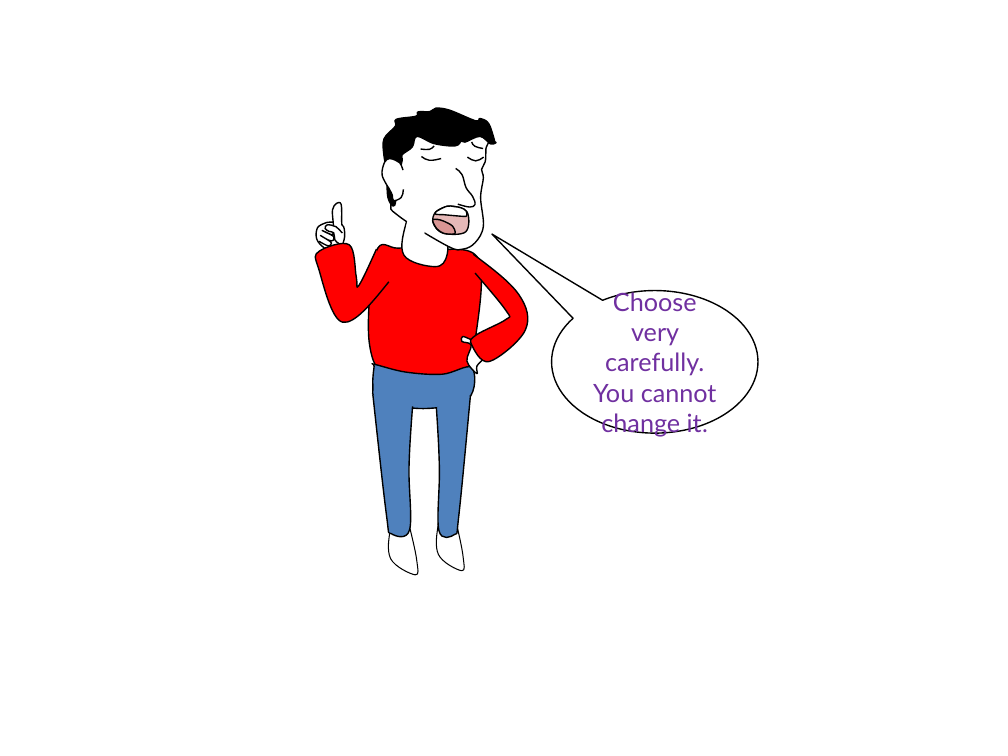
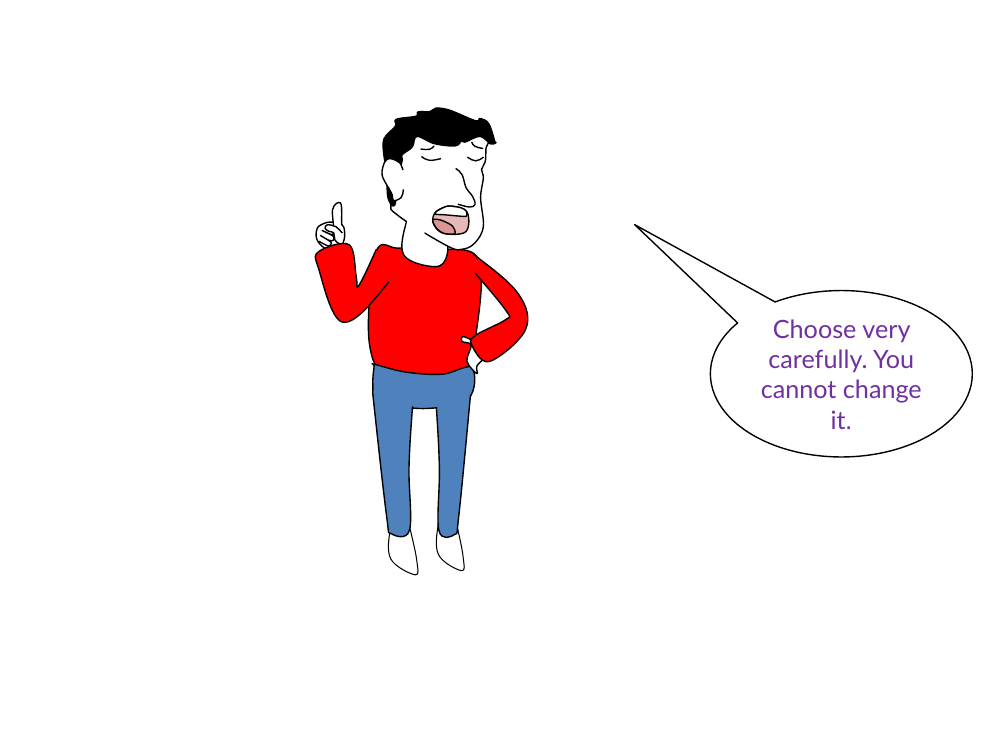
Before and after one commit to TeeNik/TeeAsk, a slide deck: slide 1 of workshop.pptx. Drawn at 1008x756 pixels with LibreOffice and Linux fonts; fonts in the diff are those of the drawing; background and template pictures are left out. Boxes give left, top, right and bottom in pixels: in the first picture for what was removed or moved away, otherwise in the second. Text is boxed around its words. In the diff, an @@ line names an element or a change of style, - is before the commit and + after.

```diff
--- a/workshop.pptx
+++ b/workshop.pptx
@@ speech bubble "Choose very carefully. You cannot ...": place and size @@
-speech bubble "Choose very carefully. You cannot ..." at <box>551,290,758,432</box>
+speech bubble "Choose very carefully. You cannot ..." at <box>711,290,973,457</box>
```
Also in this commit, not shown: 1 slide added, 4 other files.
